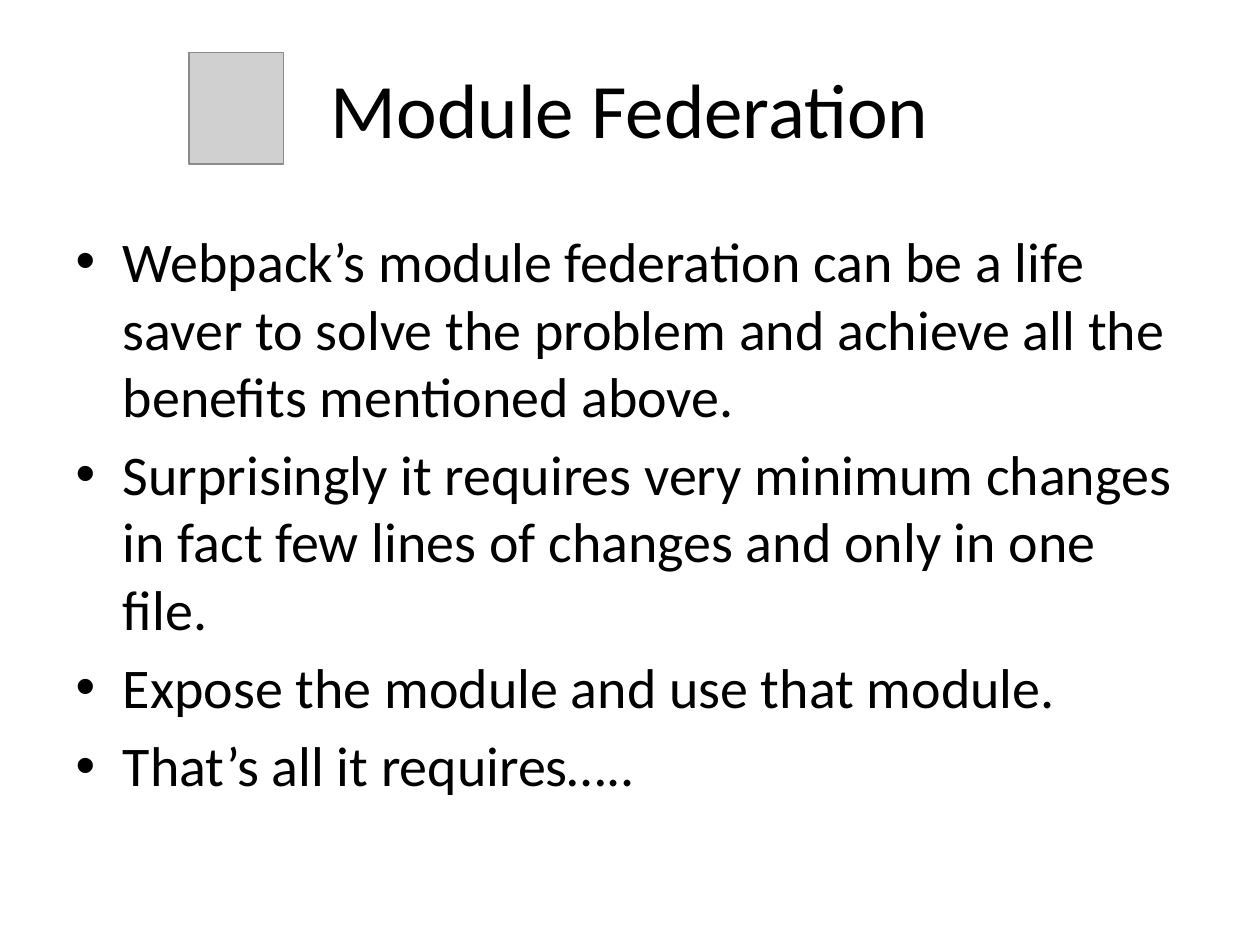
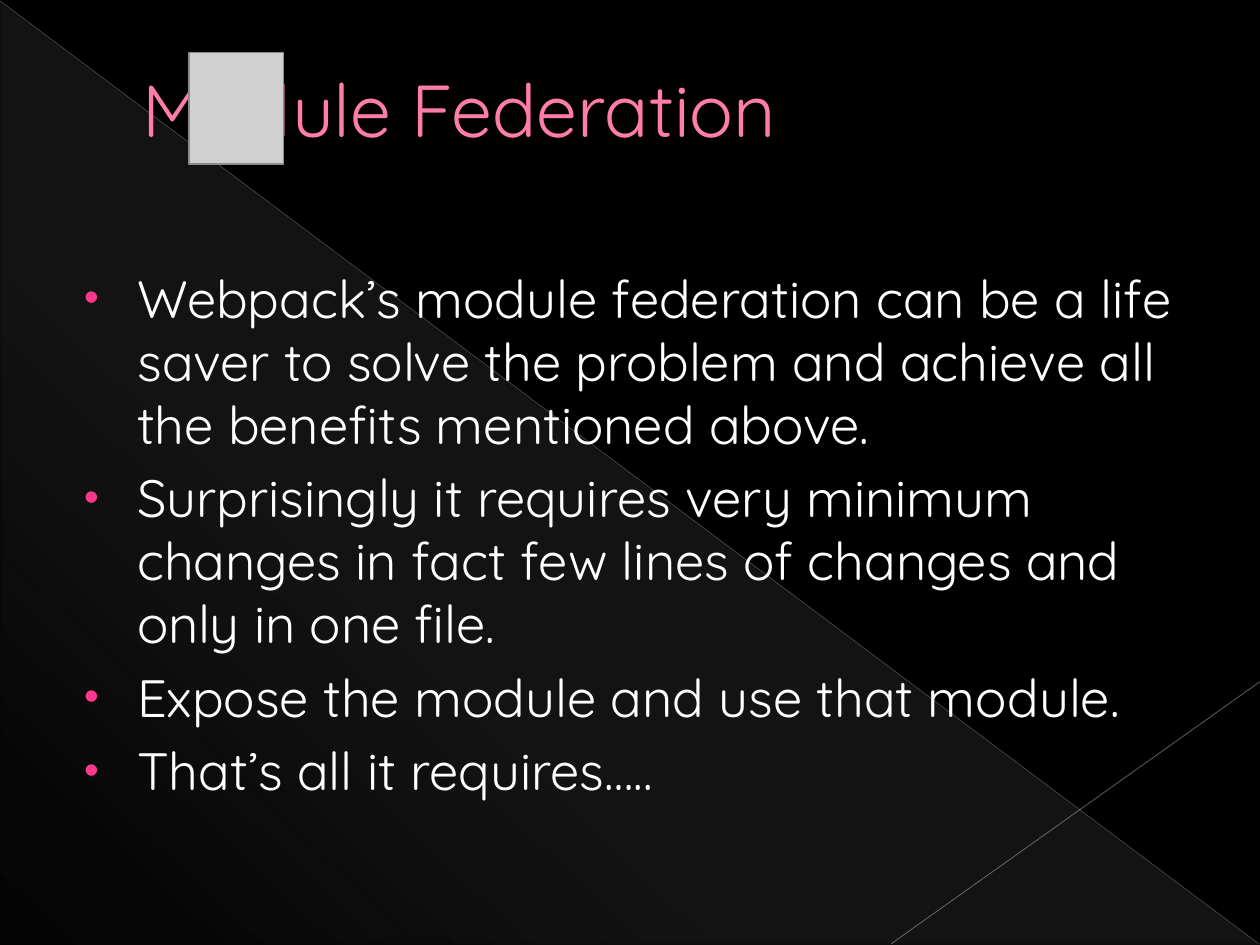
Before and after one commit to gitoutofbox/Module-federation-devex, a slide deck: slide 4 of Module-federation.pptx. Drawn at 1260x945 pixels with LibreOffice and Linux fonts; fonts in the diff are those of the drawing; grey boxes stand for pictures. Boxes give left, top, right and bottom in pixels: in the first picture for what was removed or moved away, otherwise in the second. Text is boxed around its words. In the diff, an @@ line names an element or a change of style, - is before the commit and + after.

```diff
--- a/Module-federation.pptx
+++ b/Module-federation.pptx
@@ background #FFFFFF to #000000 @@
@@ line added from (0, 1) to (1259, 944), #BFBFBF 0.39 pt @@
@@ right triangle added at (1, 3, 1259, 945), fill gradient #D2D2D2 @@
@@ title "Module Federation" at (142, 60, 776, 156): size 44 to 42 pt, font Calibri to Quicksand, text colour #000000 to #FF7DA7, letter outline none to #B12761 0.5 pt; alignment centre to left; indent changed @@
@@ text "Webpack’s module federation can be ...": place and size @@
-text "Webpack’s module federation can be ..." at (123, 242, 1171, 795)
+text "Webpack’s module federation can be ..." at (137, 263, 1171, 801)
@@ text "Webpack’s module federation can be ..." at (137, 263, 1171, 801): size 32 to 30 pt, font Calibri to Quicksand, text colour #000000 to #FFFFFF; indent changed @@
@@ line added from (1260, 682) to (891, 944), #C6C6C6 0.47 pt @@
```
Also in this commit, not shown: 5 other slides changed, 3 other files.
